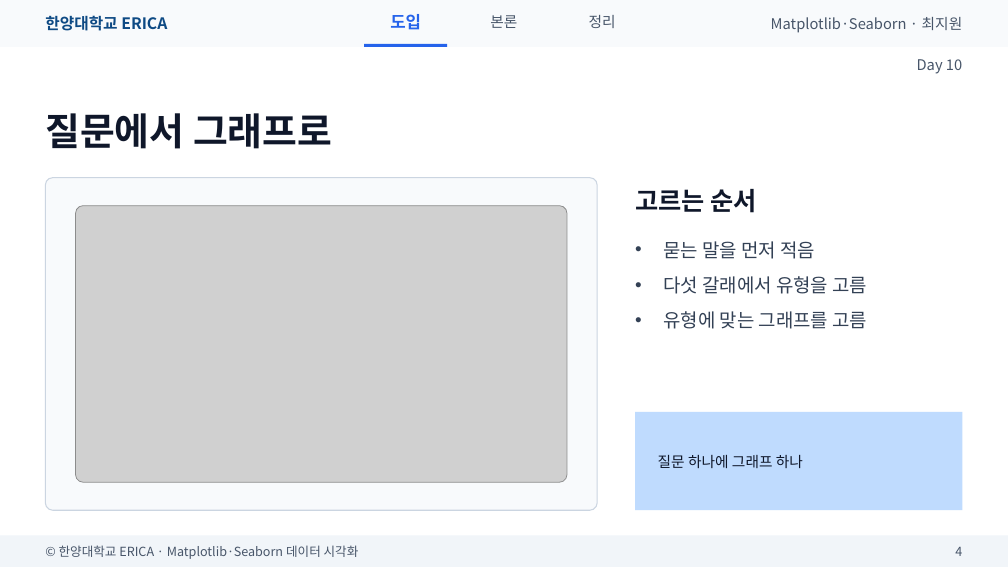
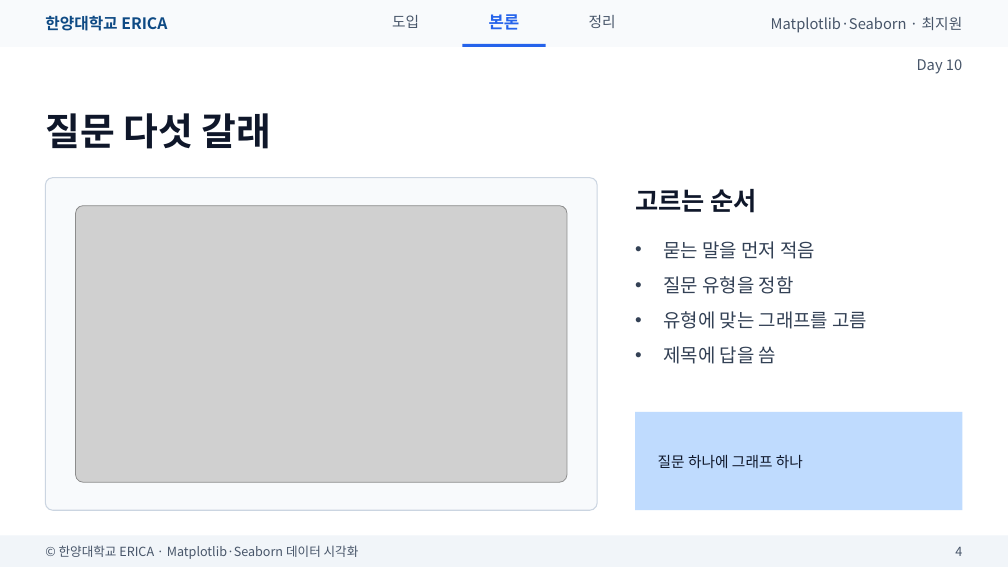
Before and after one commit to wonguwon/generate_lesson, a slide deck: slide 4 of materials/matplotlib-seaborn/ppt/Day10/Day10_미니프로젝트.pptx. Drawn at 1008x567 pixels with LibreOffice and Linux fonts; fonts in the diff are those of the drawing; grey boxes stand for pictures. Boxes give left, top, right and bottom in pixels: in the first picture for what was removed or moved away, otherwise in the second. Text is boxed around its words. In the diff, an @@ line names an element or a change of style, - is before the commit and + after.

```diff
--- a/materials/matplotlib-seaborn/ppt/Day10/Day10_미니프로젝트.pptx
+++ b/materials/matplotlib-seaborn/ppt/Day10/Day10_미니프로젝트.pptx
@@ text "도입" at (392, 15, 419, 28): size 16 to 14 pt, text colour #2563EB to #475569, bold off @@
@@ text "본론" at (489, 14, 520, 30): size 14 to 16 pt, text colour #475569 to #2563EB, bold on @@
@@ rectangle: place and size @@
-rectangle at (364, 44, 448, 47)
+rectangle at (463, 44, 546, 47)
@@ title at (45, 113, 272, 149): text changed @@
-질문에서 그래프로
+질문 다섯 갈래
@@ text at (663, 276, 794, 294): text changed @@
-• 다섯 갈래에서 유형을 고름
+• 질문 유형을 정함
@@ text at (663, 346, 776, 364): paragraph added @@
+• 제목에 답을 씀
```
Also in this commit, not shown: 13 other slides changed, 1 slide added, 4 slides removed, 3 other files.
